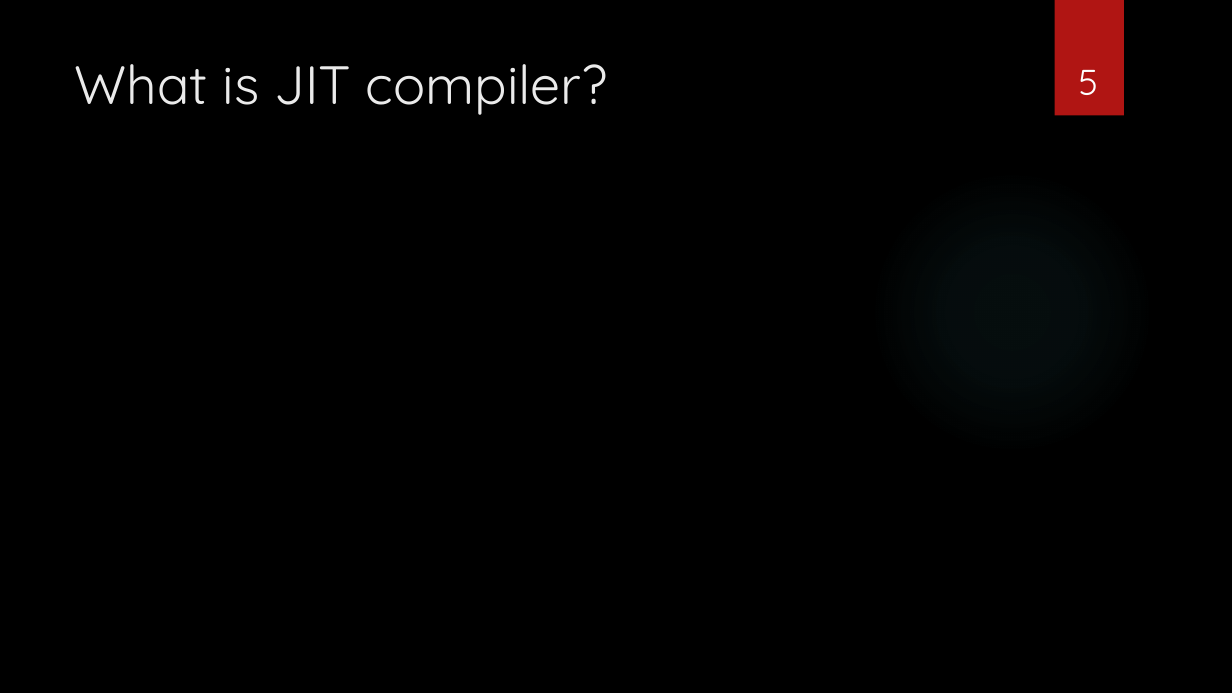
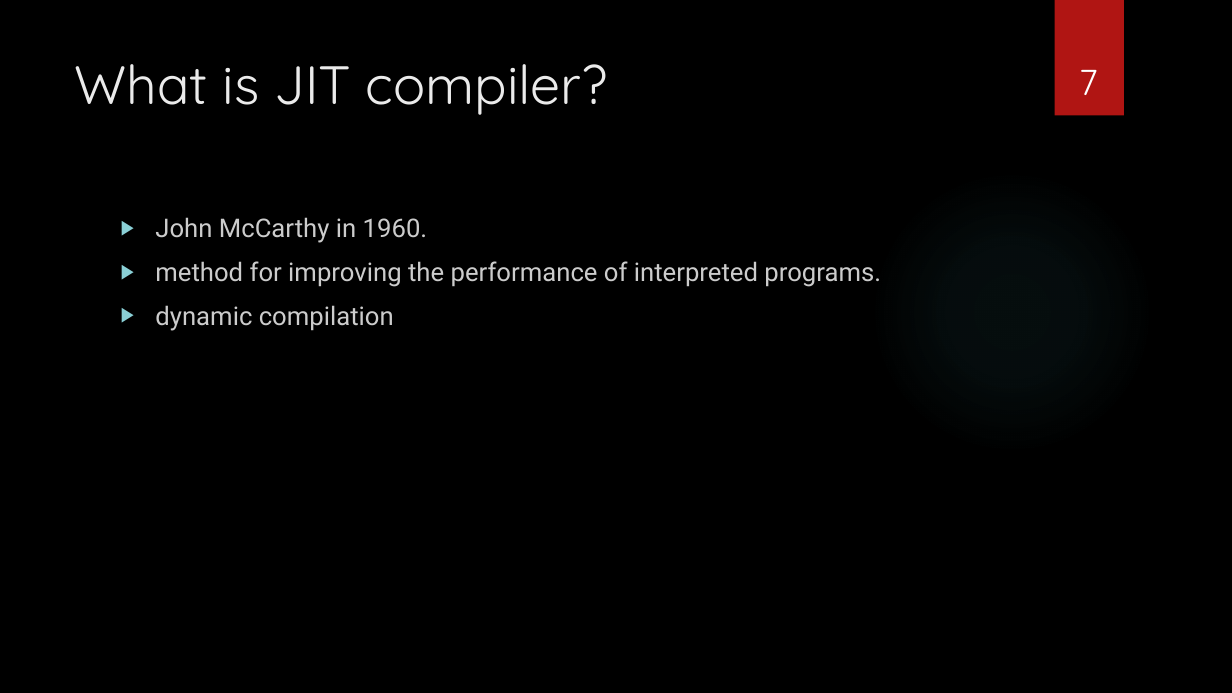
Before and after one commit to sebivenlo/esd-2024-jit-compiler, a slide deck: slide 7 of documents/presentation/presentation jit compiler.pptx (slide 5 before the commit). Drawn at 1232x693 pixels with LibreOffice and Linux fonts; fonts in the diff are those of the drawing; background and template pictures are left out. Boxes give left, top, right and bottom in pixels: in the first picture for what was removed or moved away, otherwise in the second. Text is boxed around its words. In the diff, an @@ line names an element or a change of style, - is before the commit and + after.

```diff
--- a/documents/presentation/presentation jit compiler.pptx
+++ b/documents/presentation/presentation jit compiler.pptx
@@ page number at <box>1079,70,1098,95</box>: text changed @@
-5
+7
@@ text added at <box>155,217,881,331</box>, 20 pt, text #CCCCCC @@
+▶ John McCarthy in 1960.
+▶ method for improving the performance of interpreted programs.
+▶ dynamic compilation
```
Also in this commit, not shown: 6 other slides changed, 4 slides added, 4 other files.
